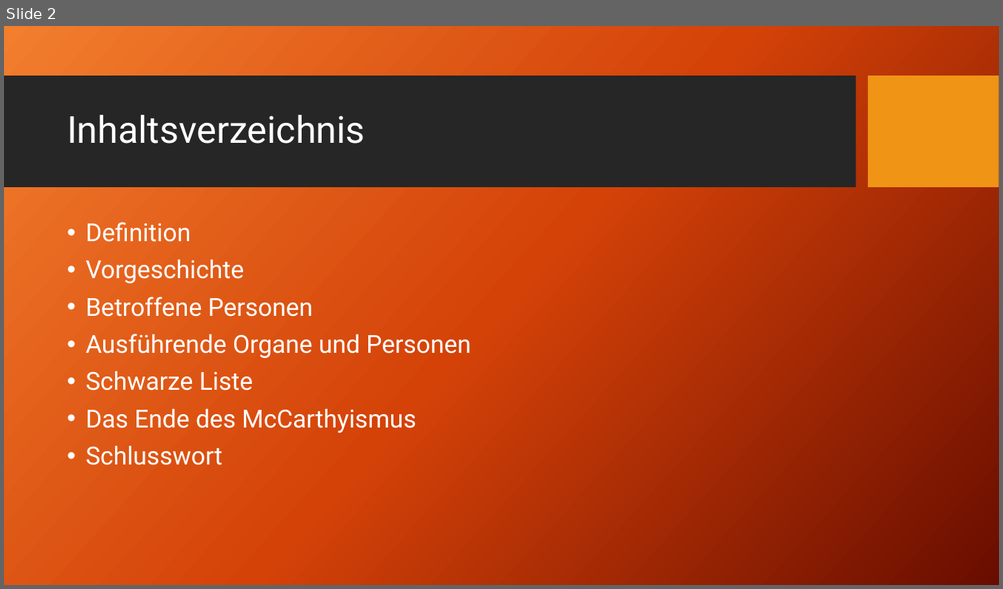
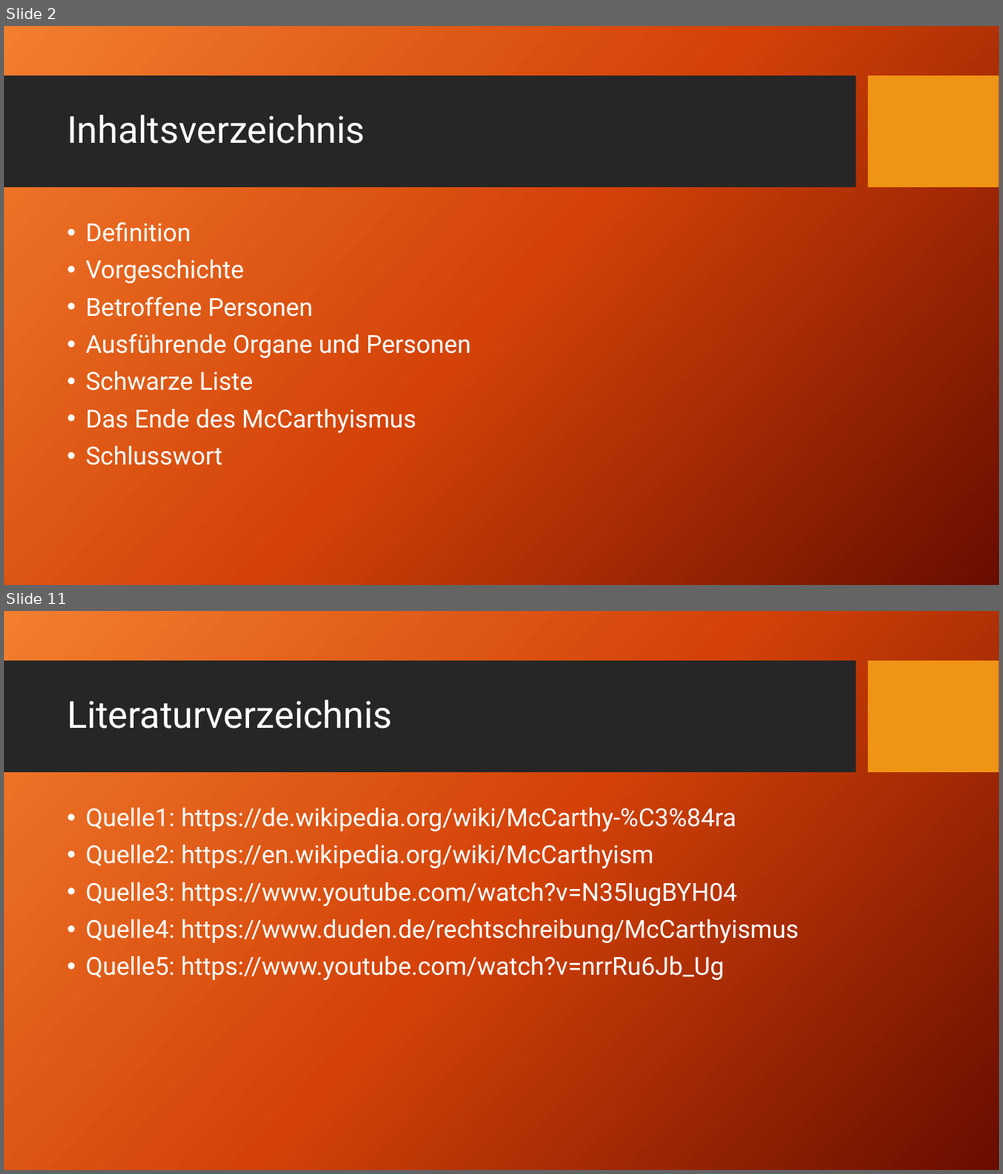
Before and after one commit to AkazeX/Schule, a slide deck: BM/Geschichte/McCathyismus/McCarthyismus.pptx. Shown one above the other, each under a label of ours: slide 2 before the commit, slides 2 and 11 after it; the slides between them are not shown. The pictures are 1003x589 and 1003x1174 pixels, drawn with LibreOffice and Linux fonts; fonts in the diff are those of the drawing; background and template pictures are left out. Boxes give left, top, right and bottom in pixels: in the first picture for what was removed or moved away, otherwise in the second. Text is boxed around its words. In the diff, an @@ line names an element or a change of style, - is before the commit and + after.

```diff
--- a/BM/Geschichte/McCathyismus/McCarthyismus.pptx
+++ b/BM/Geschichte/McCathyismus/McCarthyismus.pptx
@@ slide 11 added at bbox=[4, 611, 999, 1170], background picture (left out); not listed: 2 template elements that a slide beside it also shows @@
@@ title added at bbox=[67, 700, 392, 729], 36 pt, text #FFFFFF @@
+Literaturverzeichnis
@@ text added at bbox=[85, 807, 798, 982], 24 pt, text #FFFFFF @@
+• Quelle1: https://de.wikipedia.org/wiki/McCarthy-%C3%84ra
+• Quelle2: https://en.wikipedia.org/wiki/McCarthyism
+• Quelle3: https://www.youtube.com/watch?v=N35IugBYH04
+• Quelle4: https://www.duden.de/rechtschreibung/McCarthyismus
+• Quelle5: https://www.youtube.com/watch?v=nrrRu6Jb_Ug
```
Also in this commit, not shown: 7 slides changed, 2 other slides added, 2 slides removed, 1 other file.
